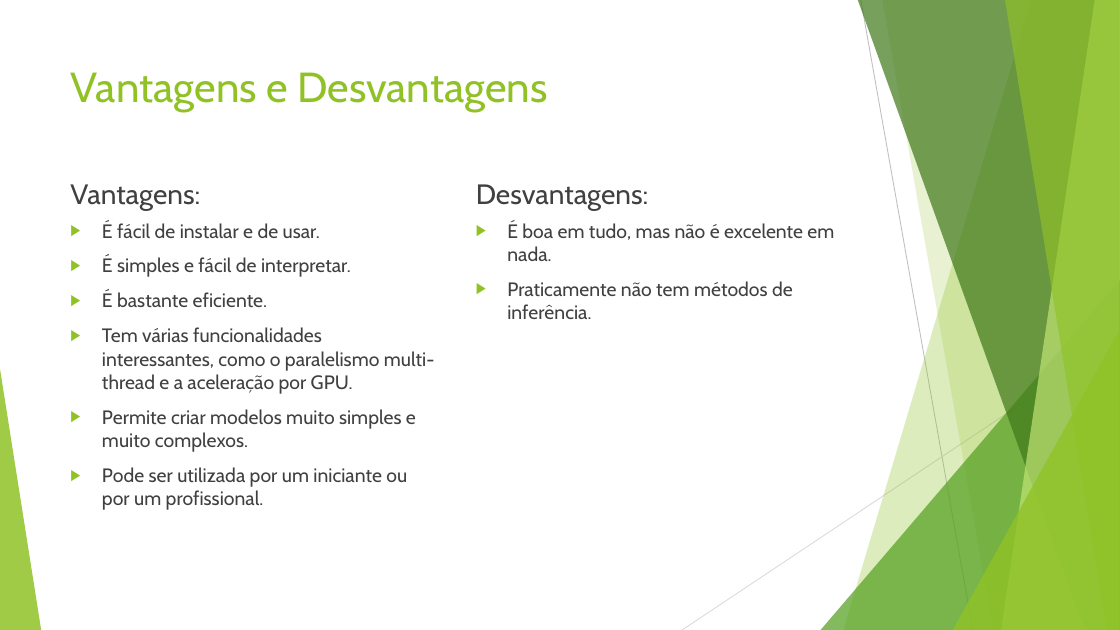
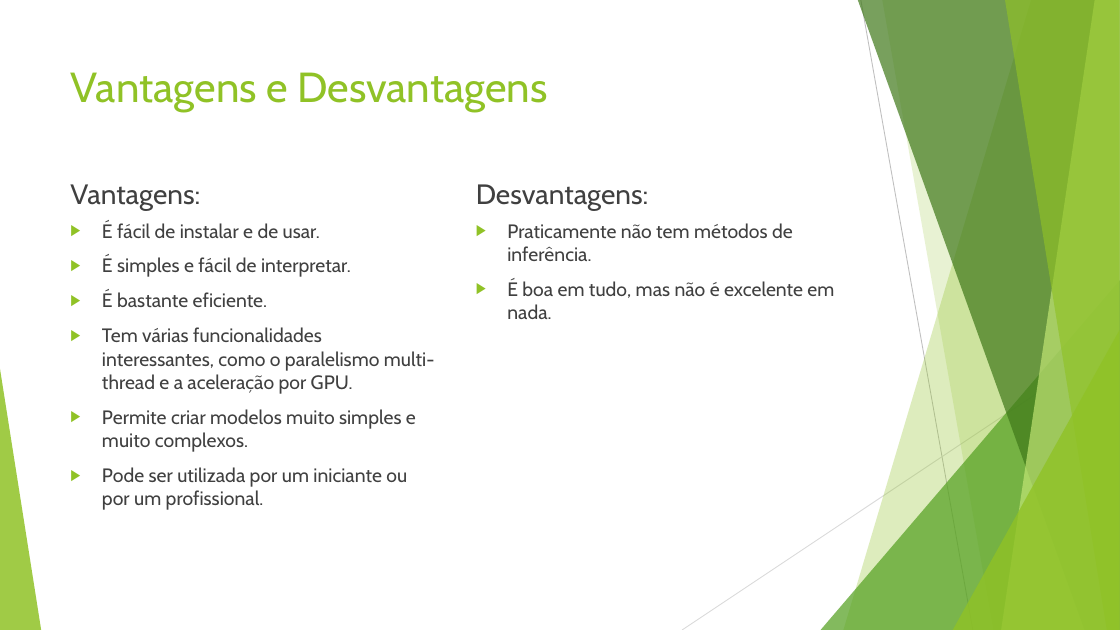
Before and after one commit to Rodrigelho/Probabilistic-Programming, a slide deck: slide 12 of PPL/Pomegranate.pptx. Drawn at 1120x630 pixels with LibreOffice and Linux fonts; fonts in the diff are those of the drawing. Boxes give left, top, right and bottom in pixels: in the first picture for what was removed or moved away, otherwise in the second. Text is boxed around its words. In the diff, an @@ line names an element or a change of style, - is before the commit and + after.

```diff
--- a/PPL/Pomegranate.pptx
+++ b/PPL/Pomegranate.pptx
@@ text at (x1=507, y1=223, x2=793, y2=261): paragraph added @@
+▶ Praticamente não tem métodos de inferência.
@@ text at (x1=507, y1=281, x2=793, y2=319): paragraph removed @@
-▶ Praticamente não tem métodos de inferência.
```
Also in this commit, not shown: 3 other slides changed.
